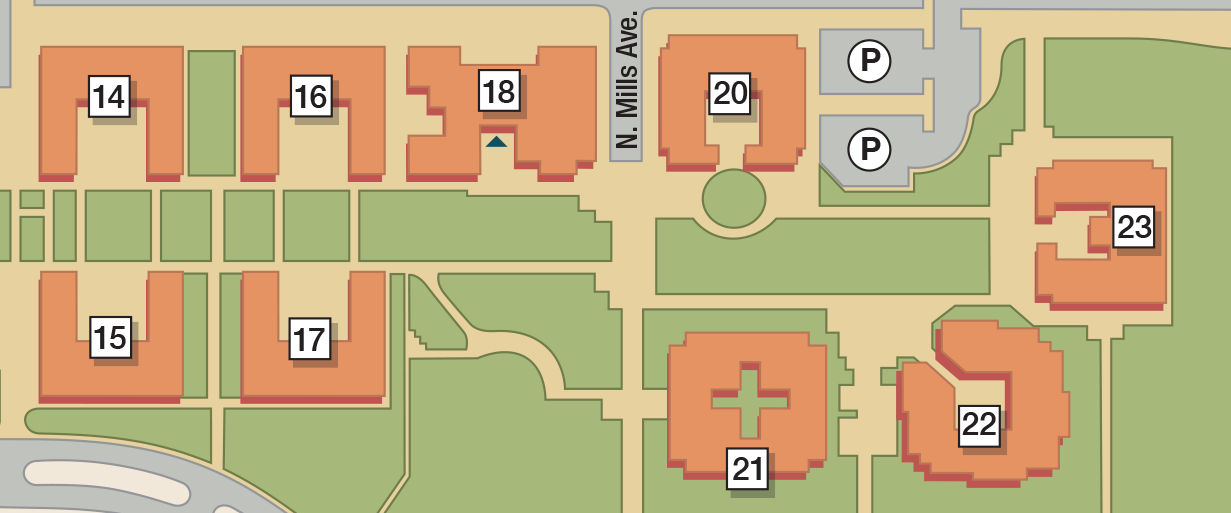
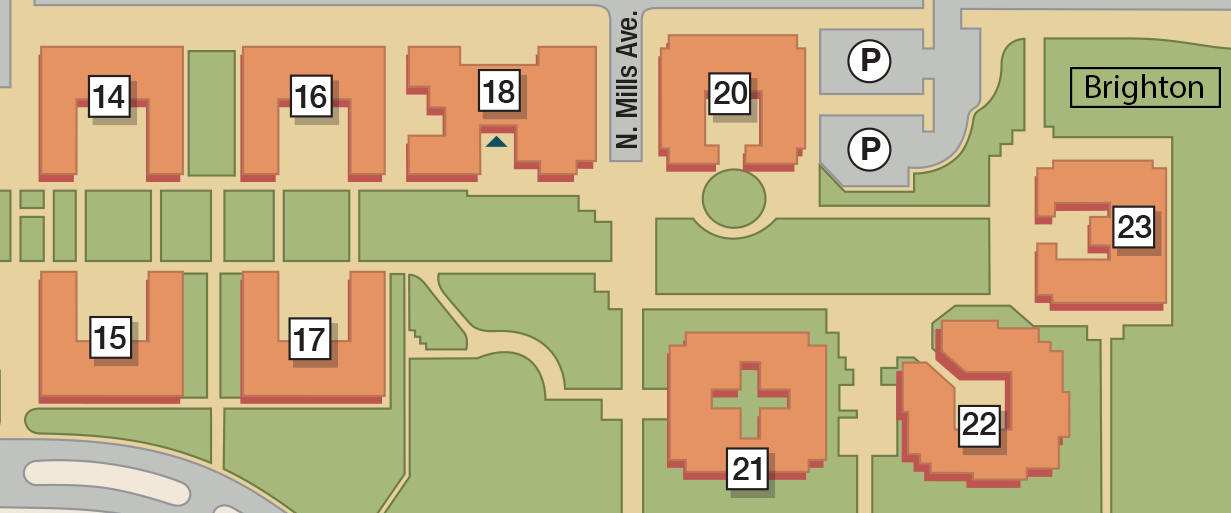
Two versions of the same layered image (1231px x 513px). Layer-by-layer changes:
added layer "Rectangle 1" above "Brighton" over (x1=1070, y1=67, x2=1221, y2=108)
added layer "Brighton" above "Layer 1" over (x1=1086, y1=74, x2=1203, y2=105)
